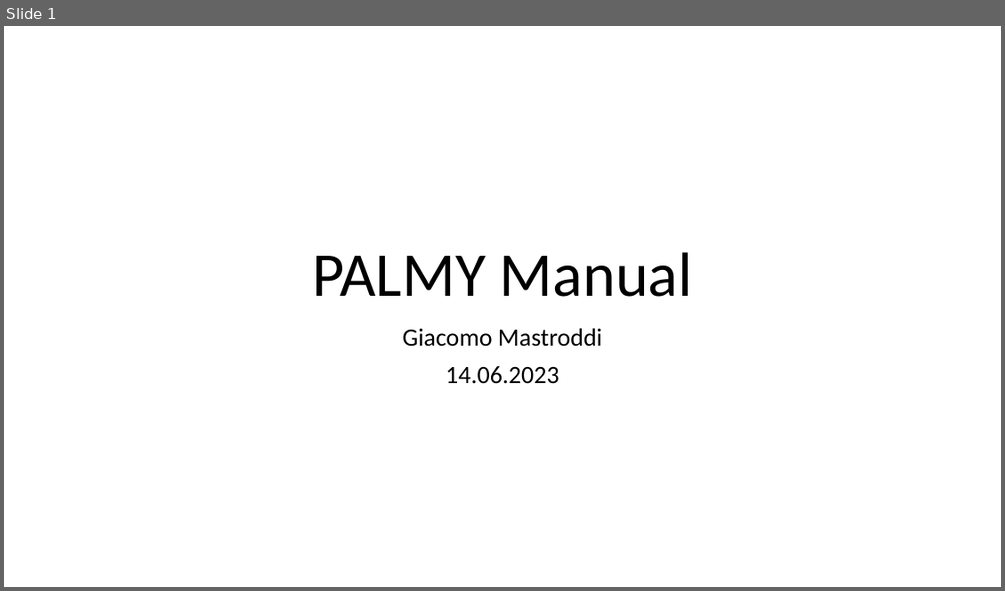
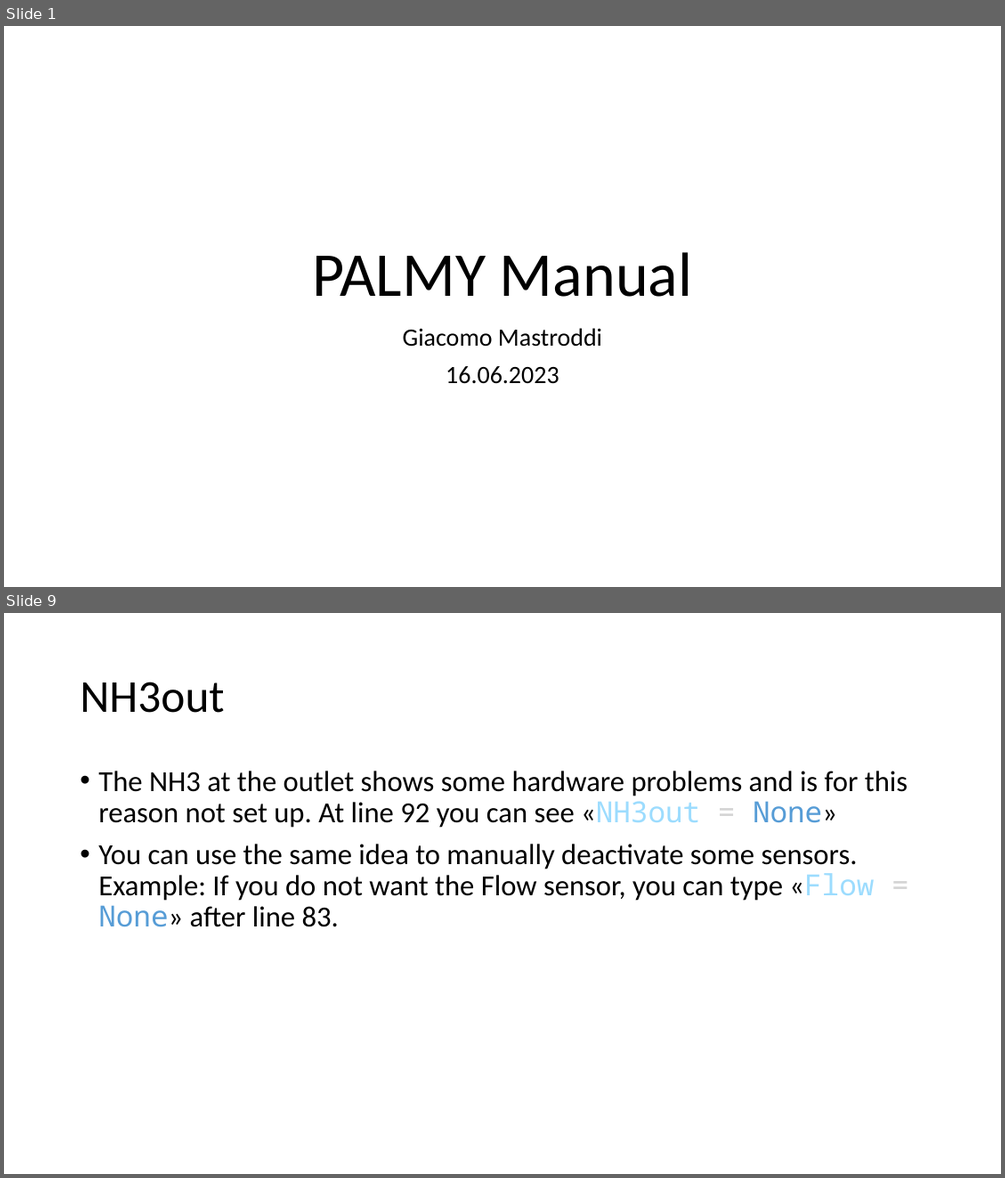
Before and after one commit to Jackmastro/Civil_Service, a slide deck: Documentation/PALMY_Manual.pptx. Shown one above the other, each under a label of ours: slide 1 before the commit, slides 1 and 9 after it; the slides between them are not shown. The pictures are 1005x591 and 1005x1178 pixels, drawn with LibreOffice and Linux fonts; fonts in the diff are those of the drawing. Boxes give left, top, right and bottom in pixels: in the first picture for what was removed or moved away, otherwise in the second. Text is boxed around its words. In the diff, an @@ line names an element or a change of style, - is before the commit and + after.

Commit message:
Flow conversion, manual and report

```diff
--- a/Documentation/PALMY_Manual.pptx
+++ b/Documentation/PALMY_Manual.pptx
@@ slide 9 added at bbox=[4, 613, 1001, 1174], background #FFFFFF @@
@@ title added at bbox=[80, 682, 224, 713], 44 pt, text #000000 @@
+NH3out
@@ text added at bbox=[98, 771, 907, 927], 28 pt, text #000000 @@
+• The NH3 at the outlet shows some hardware problems and is for this reason not set up. At line 92 you can see «NH3out = None»
+• You can use the same idea to manually deactivate some sensors.
+  Example: If you do not want the Flow sensor, you can type «Flow = None» after line 83.
@@ slide 1 changed as well @@
@@ subtitle at bbox=[445, 366, 559, 384]: text changed @@
-14.06.2023
+16.06.2023
```
Also in this commit, not shown: 14 other slides added, 6 other files.
